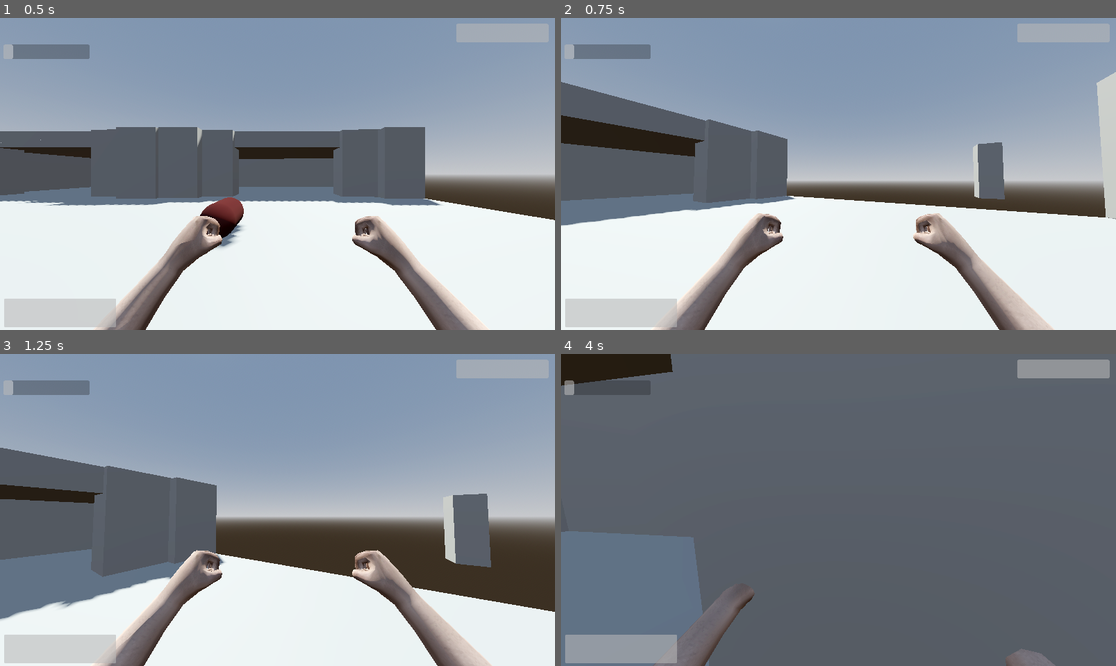
Above: before the commit, frames 1-4 (two rows, left to right).
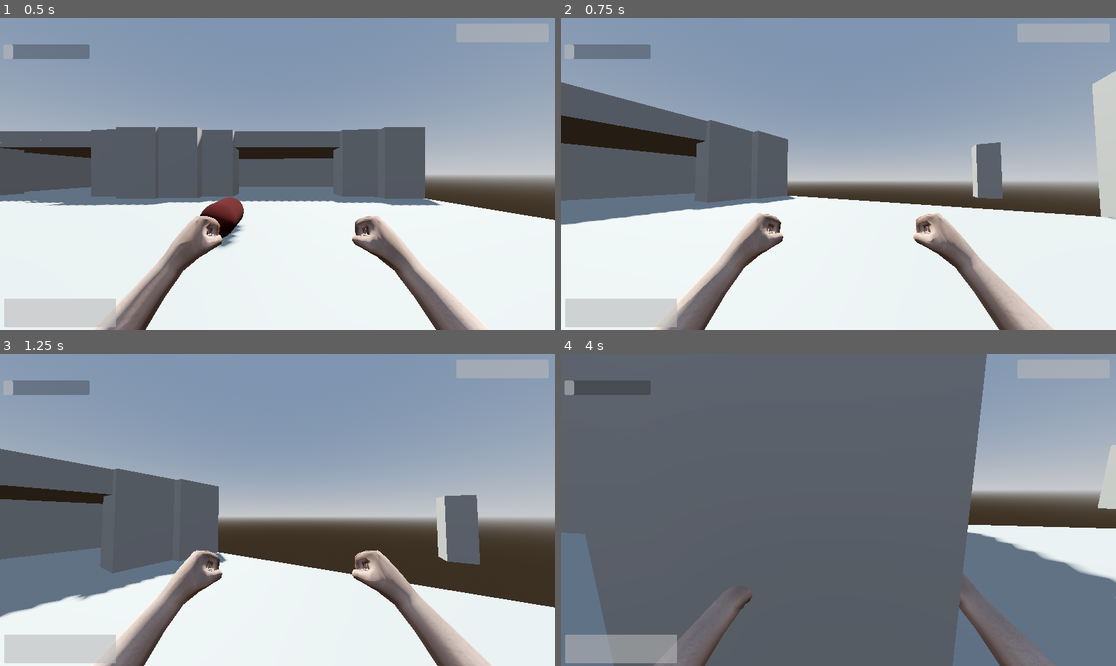
Above: after the commit, the same moments.

Repository: lungcollapser/record
Game: Godot game, scene res://scenes/world.tscn
Two runs of this game, one before a commit and one after it. Both use one fixed random seed, a clock stepped at 60 frames per second and the inputs below.
Inputs (mouse positions are in pixels of both pictures, inside the frame that each line leads up to):
- Up to frame 1 (0.5 s): no input
- Up to frame 2 (0.75 s): tap Enter (ui_accept) at 0.5 s; move the mouse to (866, 174) at 0.52 s; hold W (forward) from 0.53 s (still down); hold Shift (sprint) from 0.53 s (still down)
- Up to frame 3 (1.25 s): keep holding W (forward); keep holding Shift (sprint); tap Enter (ui_accept) at 0.77 s
- Up to frame 4 (4 s): keep holding W (forward); move the mouse to (810, 510) at 1.27 s; release Shift (sprint) at 1.28 s; tap Ctrl (crouch) at 1.35 s; tap Enter (ui_accept) at 1.52, 3.02, 3.77 s; tap Shift (sprint) at 1.55, 3.05 s; move the mouse to (849, 503) at 2.02 s; hold Shift (sprint) 2.03-2.78 s; tap T (dropreceptacle) at 2.1 s; move the mouse to (832, 516) at 2.77 s; tap E (interact) at 2.85 s; move the mouse to (877, 513) at 3.52 s; hold Shift (sprint) from 3.53 s (still down); click (877, 513) at 3.6 s

Frame 1 is identical in both runs. In frame 2, 0.9% of the frame differs, in the area x 0-100%, y 16-100%; in frame 3, 2.7%; in frame 4, 32%, in the area x 0-100%, y 0-100%.
Error after the commit: Parse Error: Cannot call non-static function "item_spawn()" on the class "ItemSpawnComponent" directly. Make an instance instead. (res://scripts/pizza.gd:15)

Commit message:
item spawn
pain the membrane

Diff:
--- a/scenes/garbage_bag.tscn
+++ b/scenes/garbage_bag.tscn
@@ -1,8 +1,9 @@
-[gd_scene load_steps=10 format=4 uid="uid://oanau7q0yrjd"]
+[gd_scene load_steps=11 format=4 uid="uid://oanau7q0yrjd"]
 
 [ext_resource type="Script" path="res://scripts/garbage_bag.gd" id="1_h3y83"]
 [ext_resource type="Texture2D" uid="uid://bwlerjt8227xc" path="res://assets/Garbage_Bag_01_black1_Trash_Bag_01_x128.png" id="1_rvf2u"]
 [ext_resource type="PackedScene" uid="uid://bk6e6igwyvo4b" path="res://scenes/pickup_component.tscn" id="3_l2eyp"]
+[ext_resource type="PackedScene" uid="uid://ca8xehtfsayl5" path="res://scenes/itemspawncomponent.tscn" id="4_s8bpf"]
 
 [sub_resource type="PhysicsMaterial" id="PhysicsMaterial_b5oua"]
 friction = 0.59
@@ -71,3 +72,5 @@
 [node name="PickupComponentShape" type="CollisionShape3D" parent="PickupComponent"]
 transform = Transform3D(1, 0, 0, 0, 1, -2.98023e-08, 0, 2.98023e-08, 1, 0, 0.260789, 0.00232207)
 shape = SubResource("SphereShape3D_uje6q")
+
+[node name="itemspawncomponent" parent="." instance=ExtResource("4_s8bpf")]
--- a/scripts/demon.gd
+++ b/scripts/demon.gd
@@ -8,8 +8,6 @@
 
 var player
 var demon_spawn_check
-
-
 var demon_target = null
 
 const DEMON_CRAWL_SPEED = 0.02
@@ -31,10 +29,8 @@
 		demon_mesh.visible = false
 		demon_shape.visible = false
 
-#crawl doesnt work on this fix later
-
 func demon_chase():
-	var behavior = randi_range(0, 2)
+	var behavior = randi_range(0, 1)
 	var demon_crawl_velocity = (demon_nav.get_next_path_position() - global_position).normalized() * DEMON_CRAWL_SPEED
 	var demon_run_velocity = (demon_nav.get_next_path_position() - global_position).normalized() * DEMON_RUN_SPEED
 	var demon_look_position = player.global_position
@@ -48,7 +44,6 @@
 			match behavior:
 				0: move_and_collide(demon_run_velocity)
 				1: queue_free()
-				2: randf_range(demon.global_position, -5.0)
 			print(behavior)
 		else:
 			move_and_collide(demon_crawl_velocity)
--- a/scripts/garbage_bag.gd
+++ b/scripts/garbage_bag.gd
@@ -4,6 +4,7 @@
 var player_hold
 var player_attack
 @onready var garbage = $"."
+@onready var item_spawn = $itemspawncomponent
 @onready var pizza = preload("res://scenes/pizza.tscn")
 @onready var cigarette = preload("res://scenes/PackCigaretteFoilTop.tscn")
 
--- a/scripts/itemspawncomponent.gd
+++ b/scripts/itemspawncomponent.gd
@@ -1,16 +1,18 @@
 extends RigidBody3D
-class_name ItemSpawn
+class_name ItemSpawnComponent
+
+var MIN_LAUNCH_HEIGHT = 0.5
+var MAX_LAUNCH_HEIGHT = 1.5
+var MAX_LAUNCH_RANGE = 1.5
+var MIN_LAUNCH_RANGE = 0.5
+var rand_height = MIN_LAUNCH_HEIGHT + (randf() * MAX_LAUNCH_HEIGHT)
+var rand_dir = Vector3.FORWARD.rotated(Vector3.UP, randf() * 2 * PI)
+var rand_pos = rand_dir * (MIN_LAUNCH_RANGE + (randf() * MAX_LAUNCH_RANGE))
+
 
 #works if individually applied to each object, but want to use it in this component system
 #still doesn't work even while using arguments
 #maybe try characterbody2d
 func item_spawn():
-	var MIN_LAUNCH_HEIGHT = 0.5
-	var MAX_LAUNCH_HEIGHT = 1.5
-	var MAX_LAUNCH_RANGE = 1.5
-	var MIN_LAUNCH_RANGE = 0.5
-	var rand_height = MIN_LAUNCH_HEIGHT + (randf() * MAX_LAUNCH_HEIGHT)
-	var rand_dir = Vector3.FORWARD.rotated(Vector3.UP, randf() * 2 * PI)
-	var rand_pos = rand_dir * (MIN_LAUNCH_RANGE + (randf() * MAX_LAUNCH_RANGE))
 	rand_pos.y = rand_height
 	apply_central_impulse(rand_pos)
--- a/scripts/pizza.gd
+++ b/scripts/pizza.gd
@@ -1,18 +1,20 @@
 extends RigidBody3D
-
+#variables for importing nodes/scenes.
 @onready var pizza = $"."
-@onready var item_spawn = preload("res://scenes/itemspawncomponent.tscn").instantiate()
+@onready var item_spawn = ItemSpawnComponent
+#boolean/state machine/group variables.
 var player_pick_up
 
-
+#ready function.
 func _ready() -> void:
 	player_pick_up = get_tree().get_first_node_in_group("pickup")
 	Events.connect("call_item_spawn", Callable(self, "item_spawn"))
-
+#"main"
 func _physics_process(_delta: float):
 		eat_pizza()
 		item_spawn.item_spawn()
-
+		#currently this item spawn component DOES NOT work.
+#function for the player eating pizza. currently this raises health AND sanity (bound to change in the future).
 func eat_pizza():
 	var pizza_collider = player_pick_up.get_collider()
 	if Input.is_action_just_pressed("interact") and pizza_collider == pizza and HealthBar.value < 100:
--- a/scripts/playerbody.gd
+++ b/scripts/playerbody.gd
@@ -1,32 +1,31 @@
 extends CharacterBody3D
 class_name Player
 
-#variables for giving attributes such as speed and endurance to player.
-var speed = 0
-var max_endurance = clamp(100, 0, 100)
-var endurance_check = true
-var player_health = clamp(100, 0, 100)
-const CROUCH_SPEED = 1.5
+#player attribute variables.
+var speed : int = 0
+var max_endurance : int = clamp(100, 0, 100)
+var player_health : int = clamp(100, 0, 100)
+const CROUCH_SPEED  = 1.5
 const WALK_SPEED = 2.0
-const RECEPTACLE_SPEED = 3.5
+const RECEPTACLE_SPEED  = 3.5
 const JOG_SPEED = 5.0
-const SPRINT_SPEED = 7.0
-const JUMP_VELOCITY = 4.5
-const SENSITIVTY = 0.01
-var pull_power = 35
+const SPRINT_SPEED  = 7.0
+const JUMP_VELOCITY  = 4.5
+const SENSITIVTY  = 0.01
+var pull_power : int = 35
 
-#boolean variables
+#boolean/state machine/group variables.
+var endurance_check : bool = true
 var picked_up_object
-var dead_body_check = null
 var hit_detec_check
 
 
-#headbob variables
-const BOB_FREQ = 2.0
-const BOB_AMP = 0.08
-var t_bob = 0.0
+#headbob variables.
+const BOB_FREQ : float = 2.0
+const BOB_AMP : float= 0.08
+var t_bob : float = 0.0
 
-#variables for importing nodes/scenes into the script for use.
+#variables for importing nodes/scenes.
 @onready var player = $"."
 @onready var head = $Head
 @onready var camera = $Head/Camera3D
@@ -38,7 +37,7 @@
 @onready var dead_body_parts = preload("res://scenes/dead_body_parts.tscn").instantiate()
 
 
-
+#ready function.
 func _ready():
 	#intializes the mouse for first person.
 	Input.set_mouse_mode(Input.MOUSE_MODE_CAPTURED)
@@ -158,20 +157,20 @@
 	pos.y = sin(time * BOB_FREQ) * BOB_AMP
 	pos.x = cos(time * BOB_FREQ / 2) * BOB_AMP
 	return pos
-
+	#function for hit detection on player collision shape being entered.
 func _on_player_hitbox_body_entered(body):
 	if body is Enemy:
 		hit_detec_check = true
 
-
+	#function for hit detection on player collision shape being exited.
 func _on_player_hitbox_body_exited(_body):
 	hit_detec_check = false
 
-
+	#function reducing the speed and disabling sprint while holding receptacle.
 func receptacle_speed():
 	speed = RECEPTACLE_SPEED
 	endurance_check = false
-
+	#function for normal jog speed and allowing sprint.
 func normal_speed():
 	speed = JOG_SPEED
 	endurance_check = true
